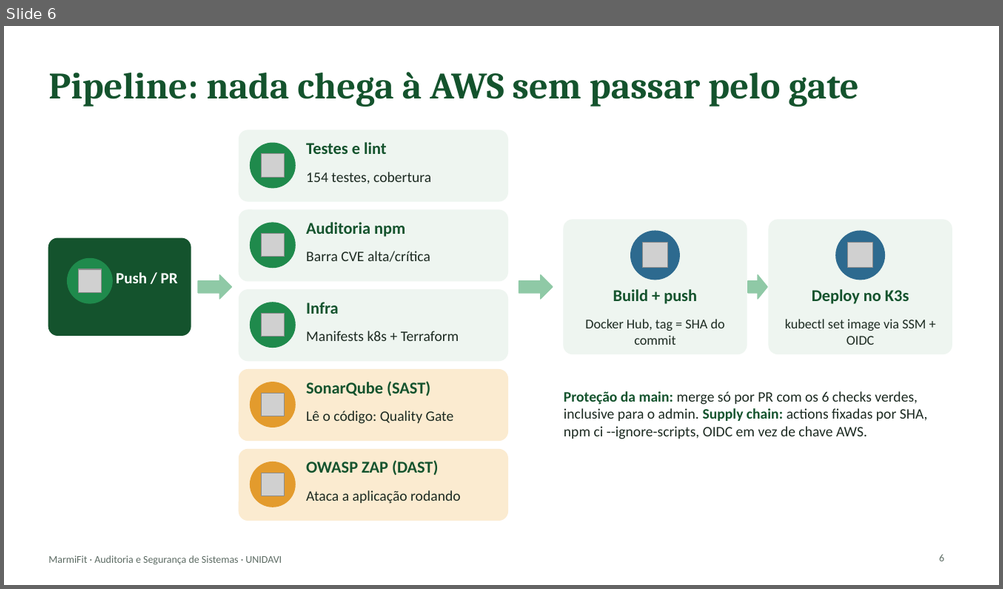
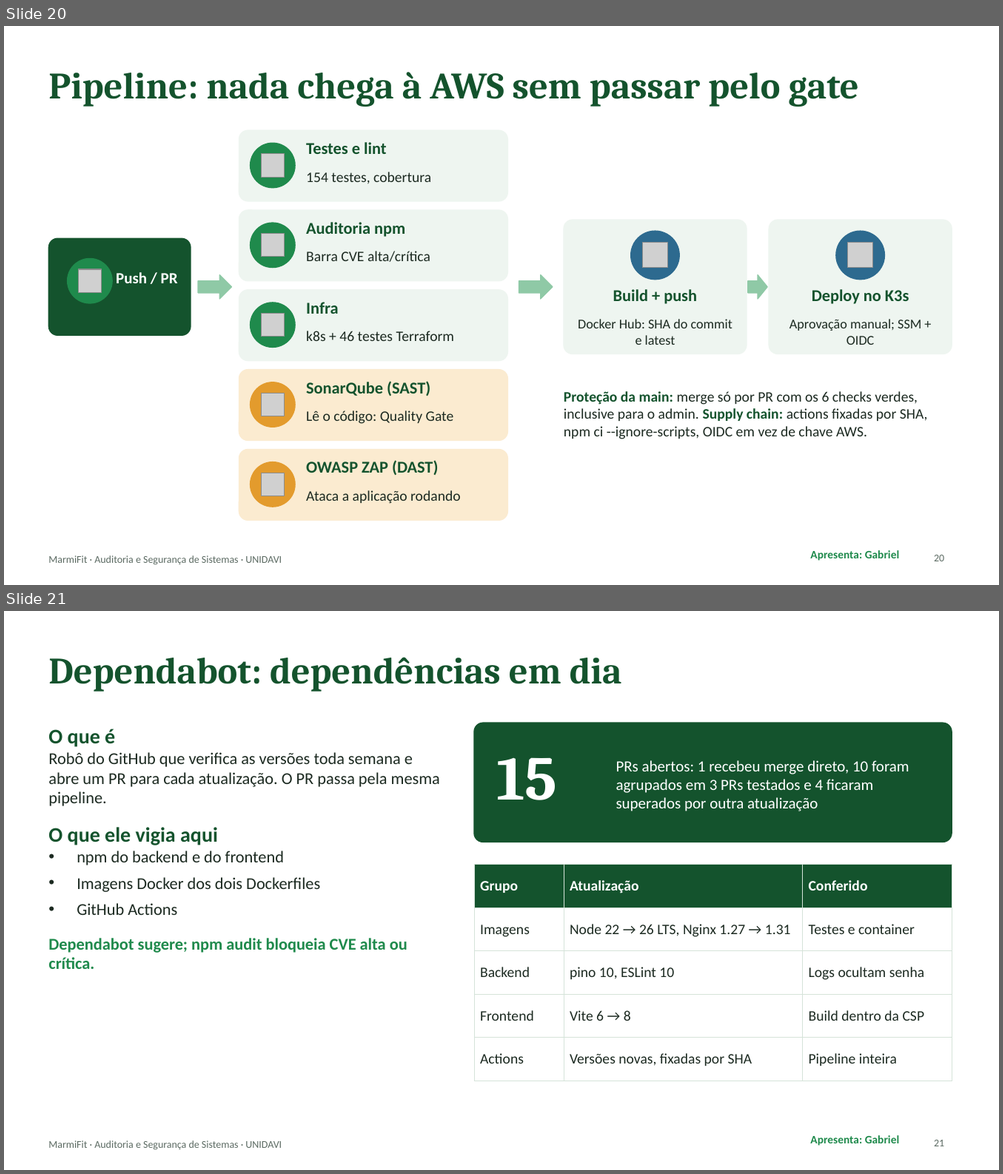
Before and after one commit to 1GustavoBorgonha1/aplicacao_tb_fnl_si, a slide deck: docs/apresentacao/MarmiFit-apresentacao.pptx. Shown one above the other, each under a label of ours: slide 6 before the commit, slides 20 and 21 after it. The pictures are 1003x589 and 1003x1174 pixels, drawn with LibreOffice and Linux fonts; fonts in the diff are those of the drawing; grey boxes stand for pictures. Boxes give left, top, right and bottom in pixels: in the first picture for what was removed or moved away, otherwise in the second. Text is boxed around its words. In the diff, an @@ line names an element or a change of style, - is before the commit and + after.

```diff
--- a/docs/apresentacao/MarmiFit-apresentacao.pptx
+++ b/docs/apresentacao/MarmiFit-apresentacao.pptx
@@ slide 21 added at bbox=[4, 611, 999, 1170], background #FFFFFF; not listed: 1 template element that a slide beside it also shows @@
@@ title added at bbox=[48, 657, 622, 692], 36 pt, text #14532D, bold @@
+Dependabot: dependências em dia
@@ text added at bbox=[48, 729, 440, 969], 16 pt, text #1C2A21 @@
+O que é
+Robô do GitHub que verifica as versões toda semana e abre um PR para cada atualização. O PR passa pela mesma pipeline.
+O que ele vigia aqui
+• npm do backend e do frontend
+• Imagens Docker dos dois Dockerfiles
+• GitHub Actions
+Dependabot sugere; npm audit bloqueia CVE alta ou crítica.
@@ rounded rectangle added at bbox=[474, 723, 951, 843], fill #14532D, outline #14532D 1 pt @@
@@ text added at bbox=[496, 758, 557, 800], 60 pt, text #FFFFFF, bold @@
+15
@@ text added at bbox=[616, 760, 909, 812], 15 pt, text #FFFFFF @@
+PRs abertos: 1 recebeu merge direto, 10 foram agrupados em 3 PRs testados e 4 ficaram superados por outra atualização
@@ table added at bbox=[474, 865, 951, 1069], 5 rows, 3 columns @@
+Grupo | Atualização | Conferido
+Imagens | Node 22 → 26 LTS, Nginx 1.27 → 1.31 | Testes e container
+Backend | pino 10, ESLint 10 | Logs ocultam senha
+Frontend | Vite 6 → 8 | Build dentro da CSP
+Actions | Versões novas, fixadas por SHA | Pipeline inteira
@@ text added at bbox=[810, 1136, 899, 1146], 11 pt, text #1F8A4C, bold @@
+Apresenta: Gabriel
@@ page number added at bbox=[933, 1140, 944, 1147], 10 pt, text #5C6B63 @@
+21
@@ what was slide 6 is now slide 20 @@
@@ slide 20 changed as well @@
@@ text at bbox=[306, 331, 455, 341]: text changed @@
-Manifests k8s + Terraform
+k8s + 46 testes Terraform
@@ text at bbox=[578, 319, 732, 345]: text changed @@
-Docker Hub, tag = SHA do commit
+Docker Hub: SHA do commit e latest
@@ text at bbox=[789, 319, 921, 345]: text changed @@
-kubectl set image via SSM + OIDC
+Aprovação manual; SSM + OIDC
@@ text added at bbox=[810, 551, 899, 561], 11 pt, text #1F8A4C, bold @@
+Apresenta: Gabriel
@@ page number at bbox=[933, 555, 944, 562]: text changed @@
-6
+20
```
Also in this commit, not shown: 16 other slides changed, 7 other slides added.
